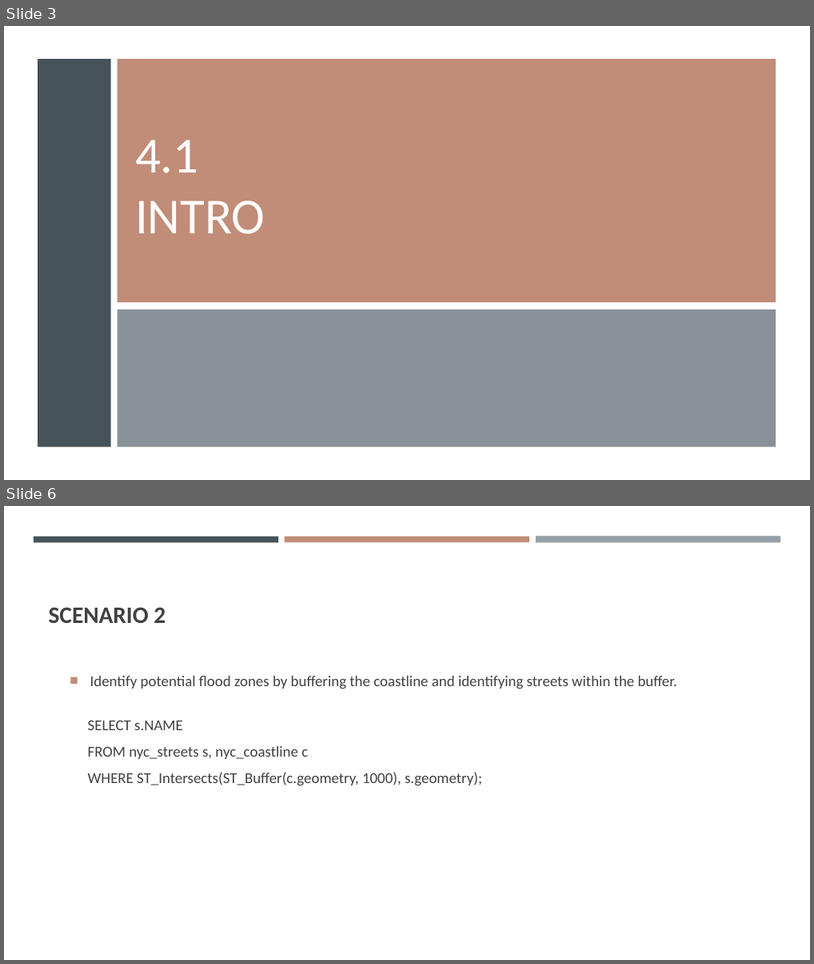
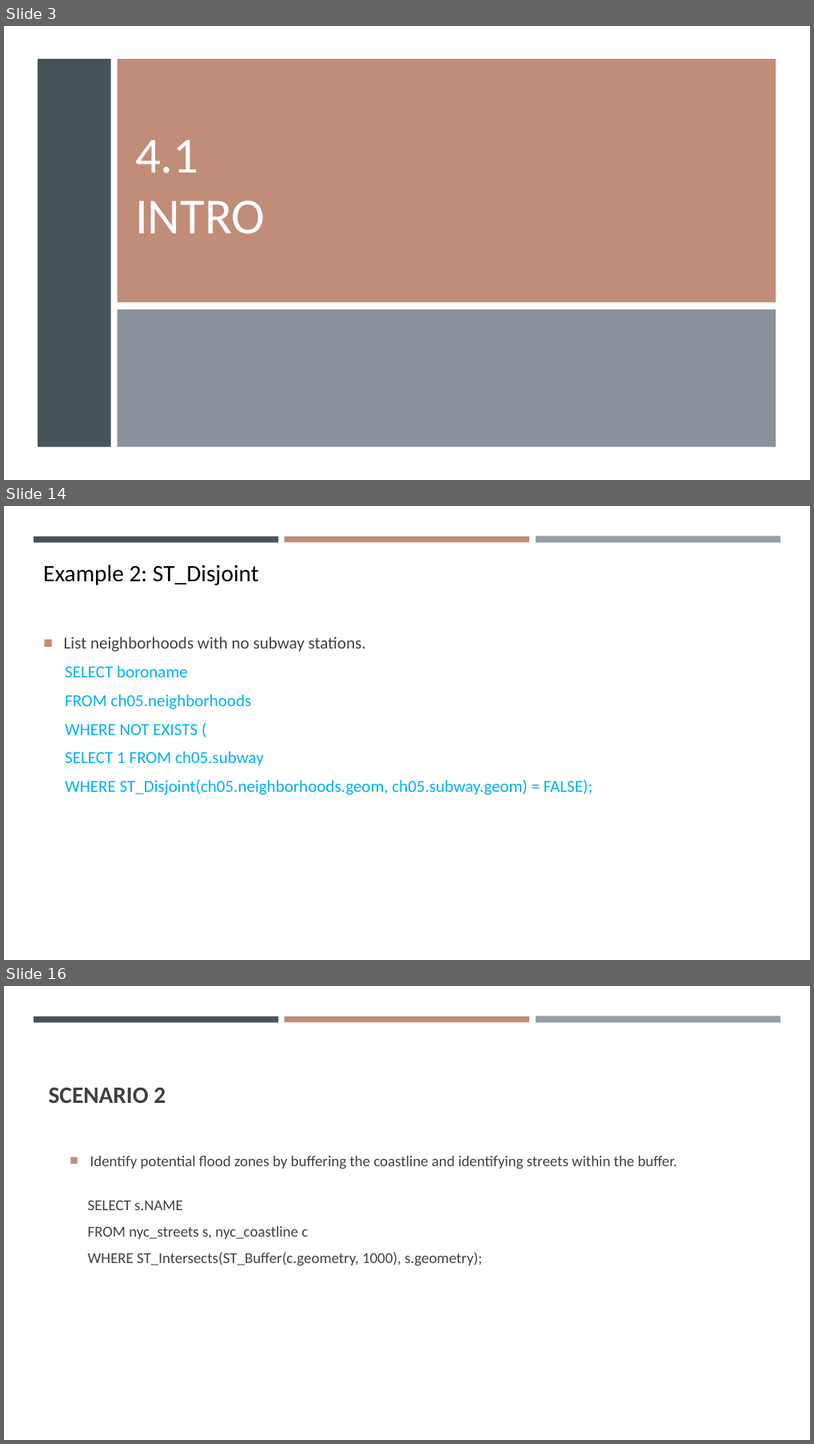
Before and after one commit to gisynw/ssj-376, a slide deck: docs/Lectures/Week05/Week05_Park02.pptx. Shown one above the other, each under a label of ours: slides 3 and 6 before the commit, slides 3, 14 and 16 after it; the slides between them are not shown. The pictures are 814x964 and 814x1444 pixels, drawn with LibreOffice and Linux fonts; fonts in the diff are those of the drawing. Boxes give left, top, right and bottom in pixels: in the first picture for what was removed or moved away, otherwise in the second. Text is boxed around its words. In the diff, an @@ line names an element or a change of style, - is before the commit and + after.

```diff
--- a/docs/Lectures/Week05/Week05_Park02.pptx
+++ b/docs/Lectures/Week05/Week05_Park02.pptx
@@ slide 14 added at (4, 506, 810, 960), background #FFFFFF; not listed: 3 template elements that a slide beside it also shows @@
@@ text added at (43, 564, 259, 585), 28 pt, text #000000 @@
+Example 2: ST_Disjoint
@@ text added at (64, 636, 593, 795), 20 pt, text #00B0F0 @@
+■ List neighborhoods with no subway stations.
+  SELECT boroname
+  FROM ch05.neighborhoods
+  WHERE NOT EXISTS (
+  SELECT 1 FROM ch05.subway
+  WHERE ST_Disjoint(ch05.neighborhoods.geom, ch05.subway.geom) = FALSE);
@@ what was slide 6 is now slide 16 @@
```
Also in this commit, not shown: 2 slides changed, 9 other slides added.
